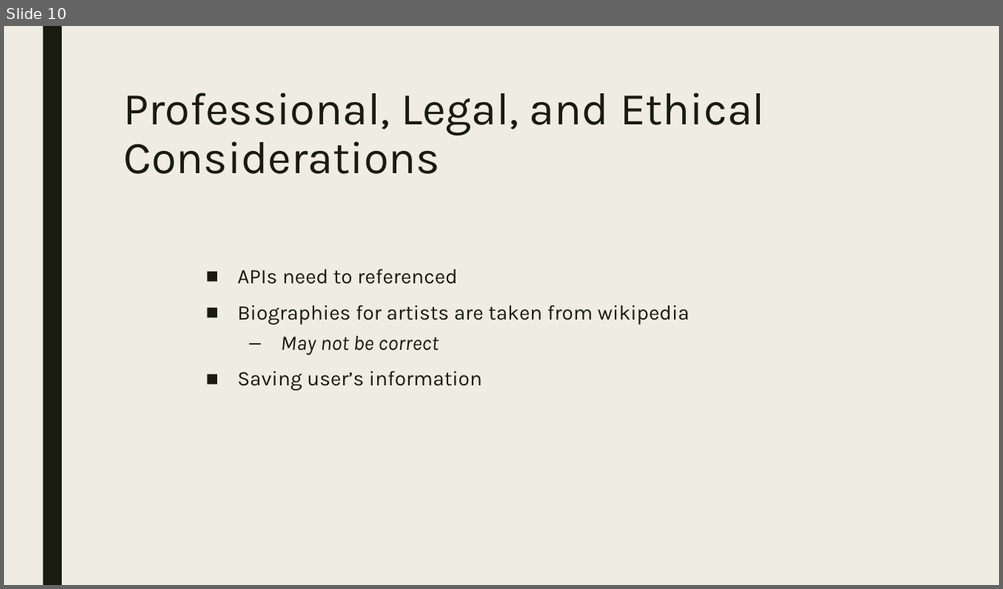
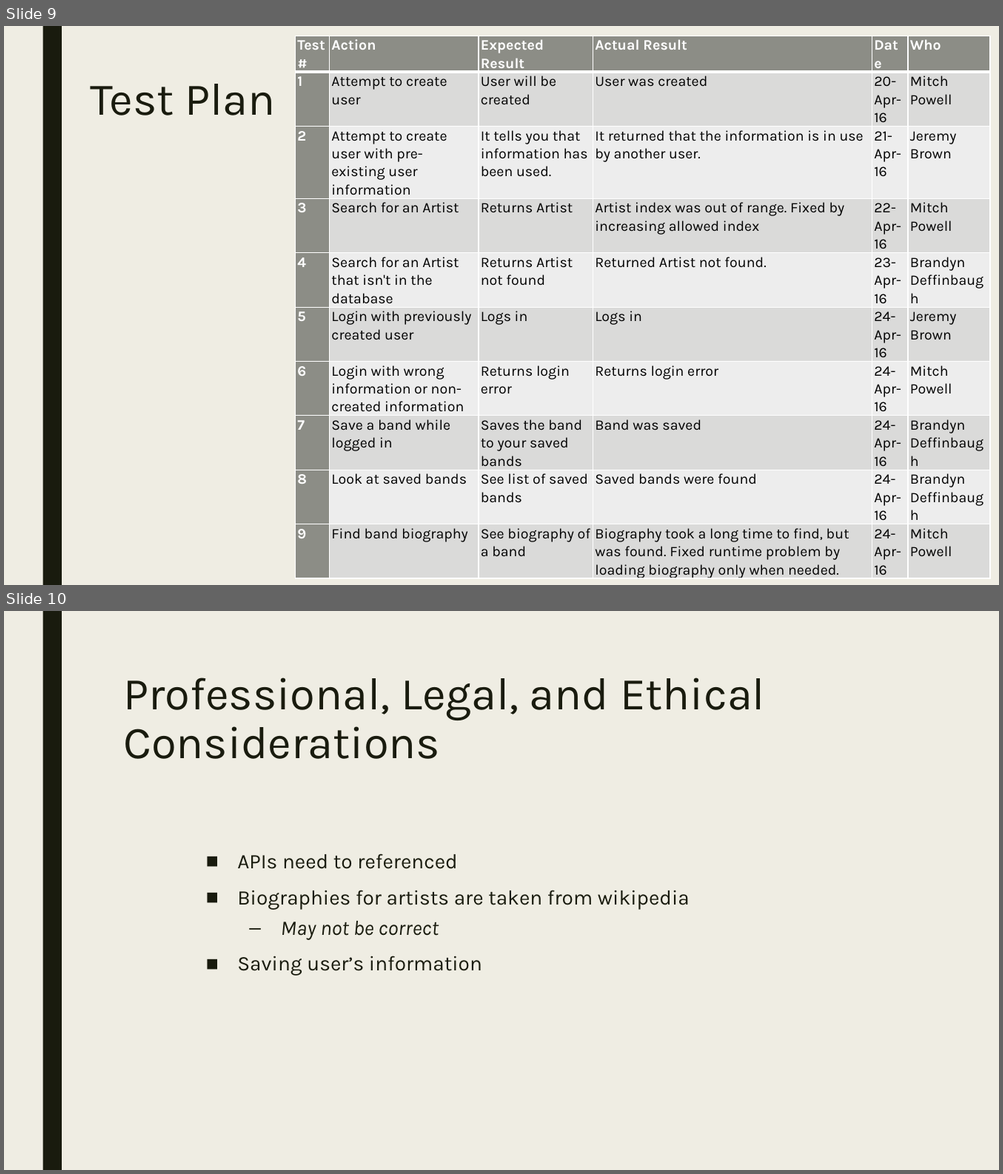
Before and after one commit to cupFullOfJava/prescribe, a slide deck: PrescribeFinalPresentation.pptx. Shown one above the other, each under a label of ours: slide 10 before the commit, slides 9 and 10 after it. The pictures are 1003x589 and 1003x1174 pixels, drawn with LibreOffice and Linux fonts; fonts in the diff are those of the drawing. Boxes give left, top, right and bottom in pixels: in the first picture for what was removed or moved away, otherwise in the second. Text is boxed around its words. In the diff, an @@ line names an element or a change of style, - is before the commit and + after.

Commit message:
ppt

```diff
--- a/PrescribeFinalPresentation.pptx
+++ b/PrescribeFinalPresentation.pptx
@@ slide 9 added at box(4, 26, 999, 585), background #EFEDE3; not listed: 1 template element that a slide beside it also shows @@
@@ table added at box(296, 36, 990, 581), 10 rows, 6 columns @@
+Test # | Action | Expected Result | Actual Result | Date | Who
+1 | Attempt to create user | User will be created | User was created | 20-Apr-16 | Mitch Powell
+2 | Attempt to create user with pre-existing user information | It tells you that information has been used. | It returned that the information is in use by another user. | 21-Apr-16 | Jeremy Brown
+3 | Search for an Artist | Returns Artist | Artist index was out of range. Fixed by increasing allowed index | 22-Apr-16 | Mitch Powell
+4 | Search for an Artist that isn't in the database | Returns Artist not found | Returned Artist not found. | 23-Apr-16 | Brandyn Deffinbaugh
+5 | Login with previously created user | Logs in | Logs in | 24-Apr-16 | Jeremy Brown
+6 | Login with wrong information or non-created information | Returns login error | Returns login error | 24-Apr-16 | Mitch Powell
+7 | Save a band while logged in | Saves the band to your saved bands | Band was saved | 24-Apr-16 | Brandyn Deffinbaugh
+8 | Look at saved bands | See list of saved bands | Saved bands were found | 24-Apr-16 | Brandyn Deffinbaugh
+9 | Find band biography | See biography of a band | Biography took a long time to find, but was found. Fixed runtime problem by loading biography only when needed. | 24-Apr-16 | Mitch Powell
@@ title added at box(91, 84, 276, 116), 44 pt, text #191B0E @@
+Test Plan
```
Also in this commit, not shown: 1 slide changed, 1 slide removed, 3 other files.
